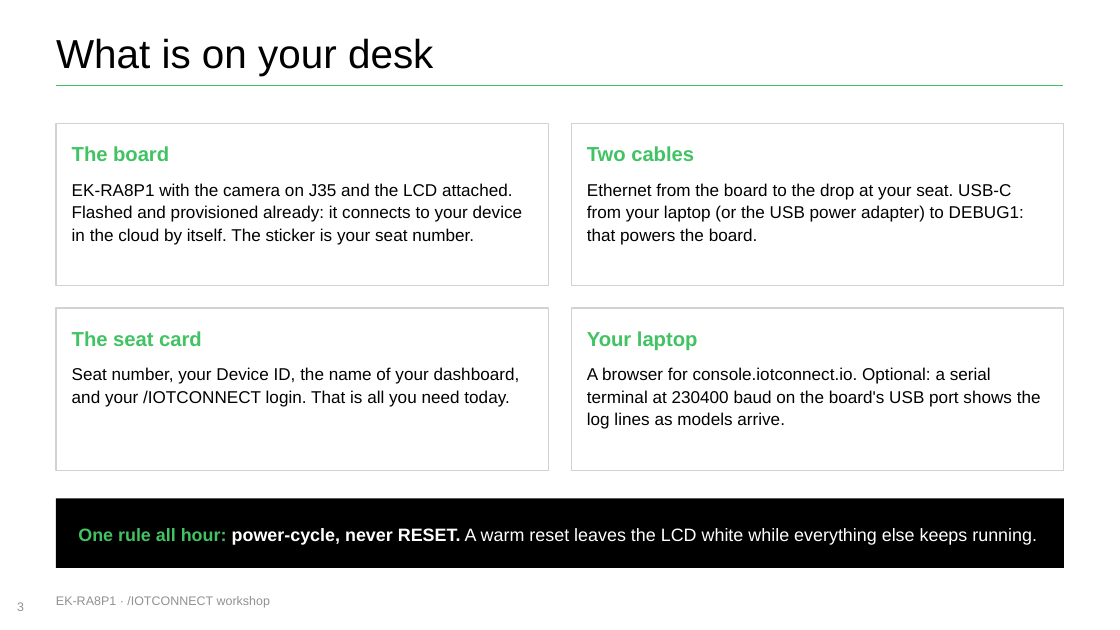
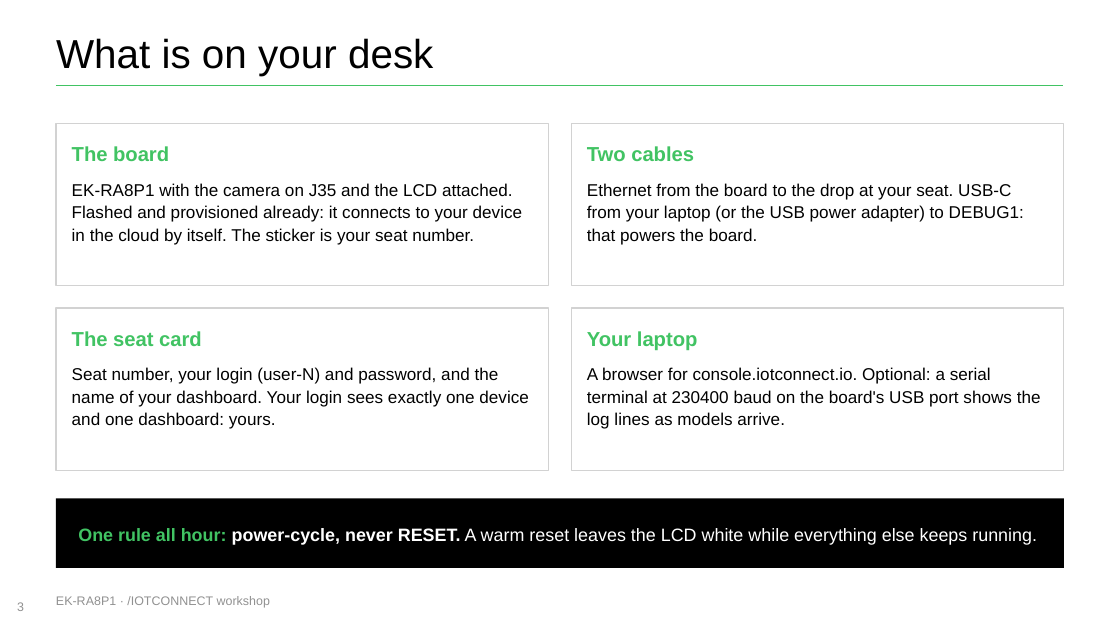
Before and after one commit to avnet-iotconnect/iotc-freertos-ek-ra8p1, a slide deck: slide 3 of docs/workshop/EK-RA8P1-workshop-deck-1-hour.pptx. Drawn at 1120x630 pixels with LibreOffice and Linux fonts; fonts in the diff are those of the drawing; background and template pictures are left out. Boxes give left, top, right and bottom in pixels: in the first picture for what was removed or moved away, otherwise in the second. Text is boxed around its words. In the diff, an @@ line names an element or a change of style, - is before the commit and + after.

```diff
--- a/docs/workshop/EK-RA8P1-workshop-deck-1-hour.pptx
+++ b/docs/workshop/EK-RA8P1-workshop-deck-1-hour.pptx
@@ text at [72,367,529,429]: text changed @@
-Seat number, your Device ID, the name of your dashboard, and your /IOTCONNECT login. That is all you need today.
+Seat number, your login (user-N) and password, and the name of your dashboard. Your login sees exactly one device and one dashboard: yours.
```
Also in this commit, not shown: 3 other slides changed, 5 other files.
